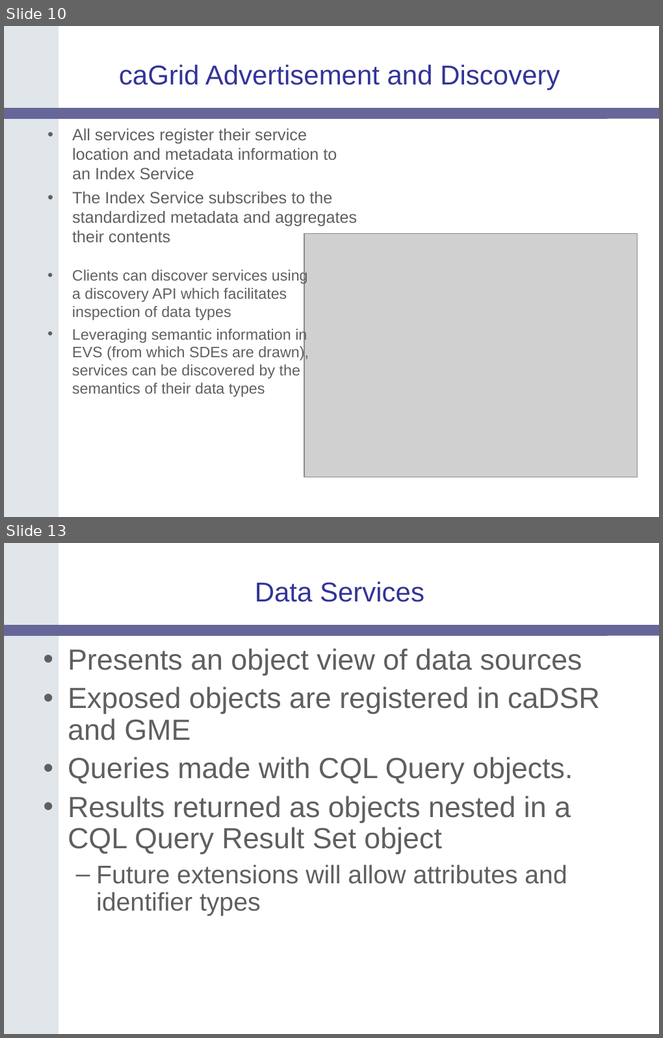
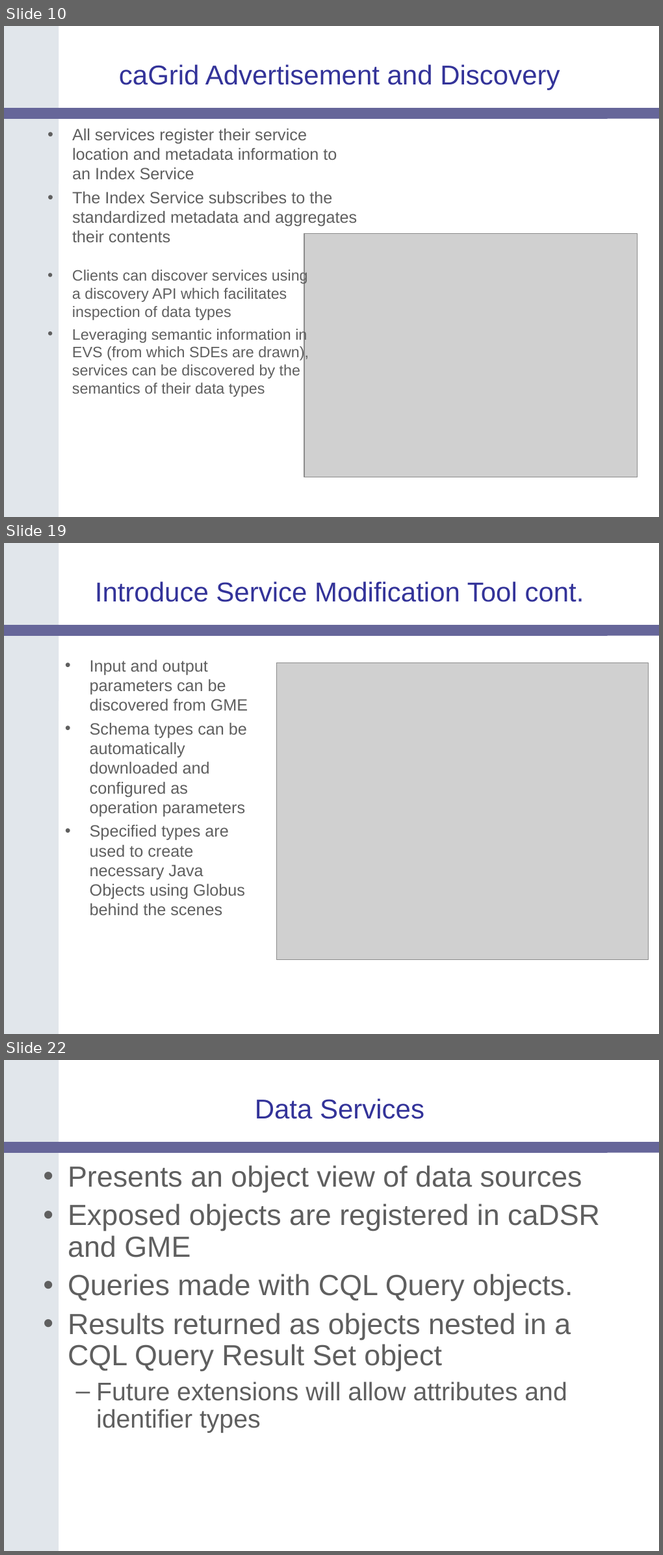
Before and after one commit to NCIP/cagrid-docs, a slide deck: presentations/200604_AnnualMeeting/caGrid-1.0-Architecture_caBIG-Annual-Meeting06.ppt. Shown one above the other, each under a label of ours: slides 10 and 13 before the commit, slides 10, 19 and 22 after it; the slides between them are not shown. The pictures are 663x1038 and 663x1555 pixels, drawn with LibreOffice and Linux fonts; fonts in the diff are those of the drawing; grey boxes stand for pictures; background and template pictures are left out. Boxes give left, top, right and bottom in pixels: in the first picture for what was removed or moved away, otherwise in the second. Text is boxed around its words. In the diff, an @@ line names an element or a change of style, - is before the commit and + after.

```diff
--- a/presentations/200604_AnnualMeeting/caGrid-1.0-Architecture_caBIG-Annual-Meeting06.ppt
+++ b/presentations/200604_AnnualMeeting/caGrid-1.0-Architecture_caBIG-Annual-Meeting06.ppt
@@ slide 19 added at [4,543,659,1034], background #FFFFFF; not listed: 2 template elements that a slide beside it also shows @@
@@ title added at [95,581,584,602], 30 pt, text #333399 @@
+Introduce Service Modification Tool cont.
@@ text added at [90,659,248,915], 18 pt, text #5F5F5F @@
+• Input and output parameters can be discovered from GME
+• Schema types can be automatically downloaded and configured as operation parameters
+• Specified types are used to create necessary Java Objects using Globus behind the scenes
@@ picture added at [277,663,649,960] @@
@@ what was slide 13 is now slide 22 @@
```
Also in this commit, not shown: 1 slide changed, 10 other slides added, 2 slides removed.
